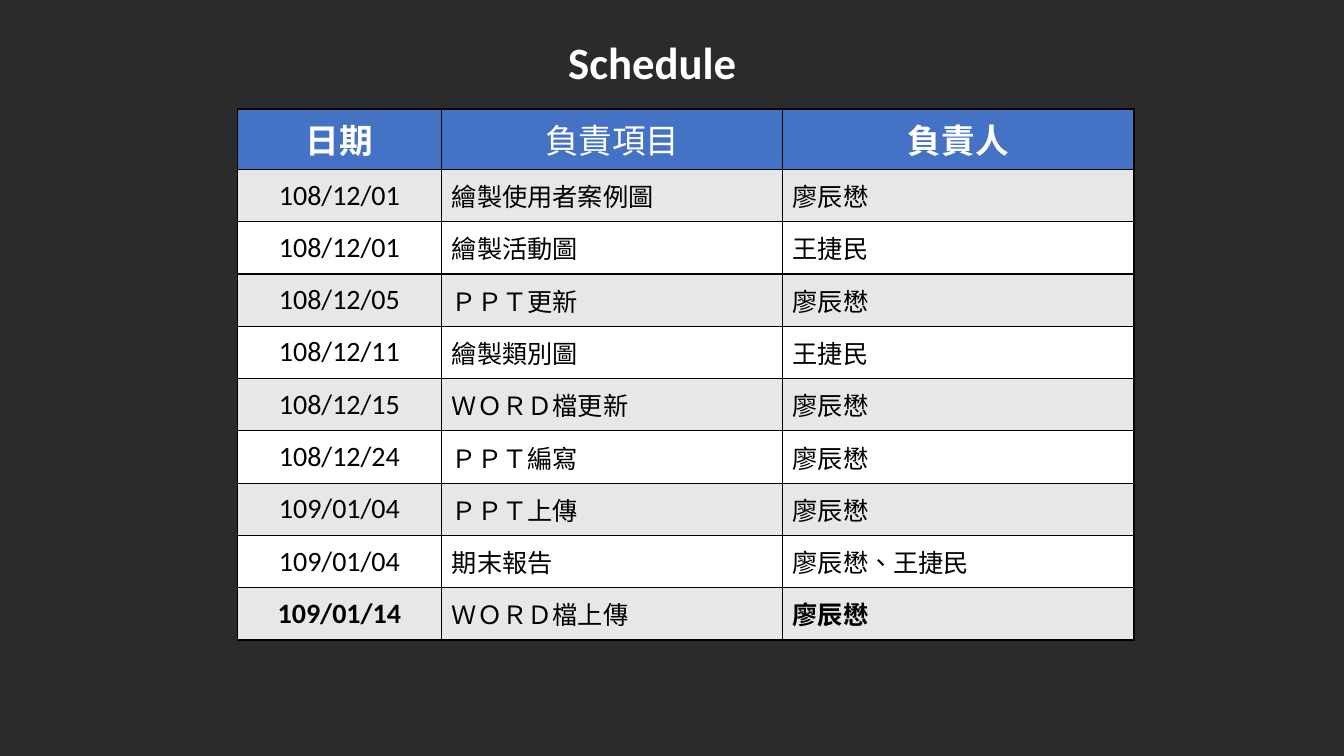
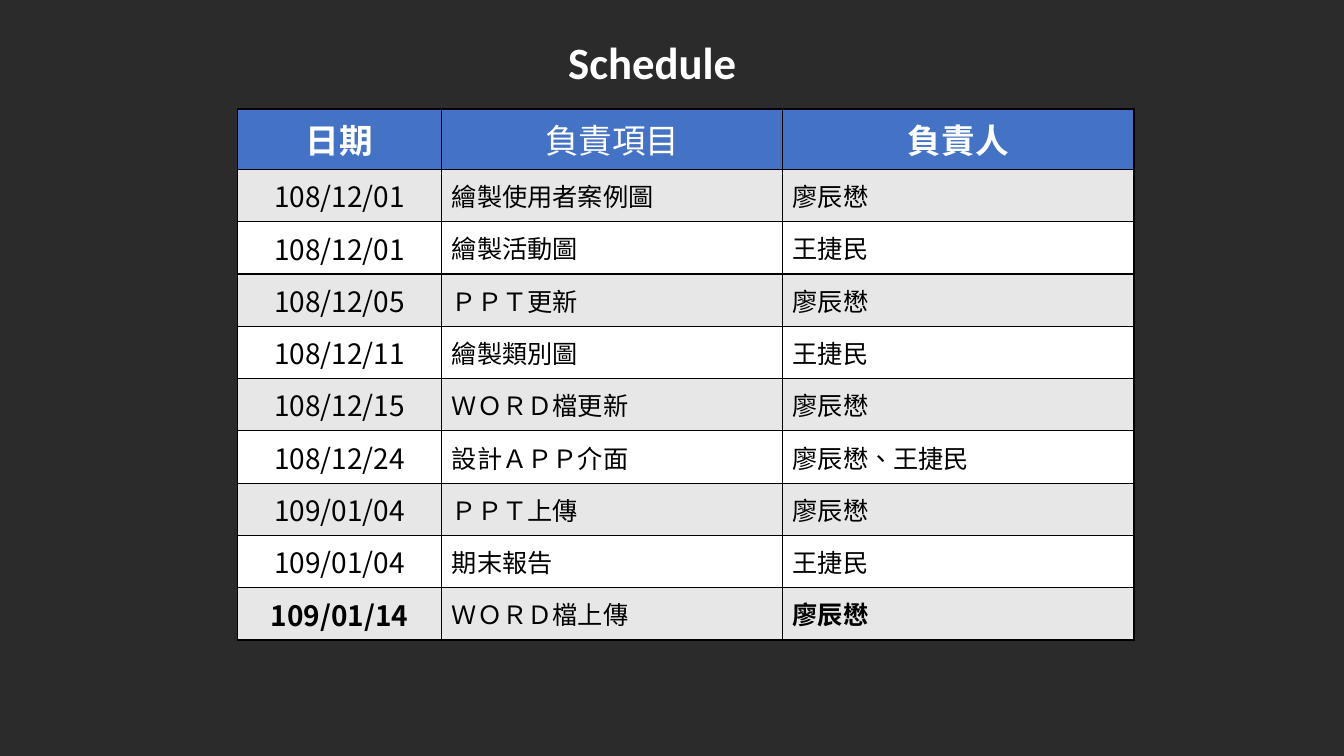
Before and after one commit to JammyTW/107_SE_Team-5, a slide deck: slide 30 of 軟體工程Team5報告 .pptx (slide 29 before the commit). Drawn at 1344x756 pixels with LibreOffice and Linux fonts; fonts in the diff are those of the drawing; background and template pictures are left out; a plain dark background stands for a picture behind light text. Boxes give left, top, right and bottom in pixels: in the first picture for what was removed or moved away, otherwise in the second. Text is boxed around its words. In the diff, an @@ line names an element or a change of style, - is before the commit and + after.

Commit message:
廖辰懋
Word檔和PPT最終更新

```diff
--- a/軟體工程Team5報告 .pptx
+++ b/軟體工程Team5報告 .pptx
@@ table at [237,109,1134,640] @@
-row 7, column 2: ＰＰＴ編寫
+row 7, column 2: 設計ＡＰＰ介面
-row 7, column 3: 廖辰懋
+row 7, column 3: 廖辰懋、王捷民
-row 9, column 3: 廖辰懋、王捷民
+row 9, column 3: 王捷民
@@ font Calibri to Noto Sans CJK SC in "日期", "負責人", "108/12/01", "繪製使用者案例圖" and 22 more places @@
@@ font Noto Sans CJK TC to Noto Sans CJK SC in "負責項目" @@
```
Also in this commit, not shown: 23 other slides changed, 2 slides added, 1 slide removed, 1 other file.
